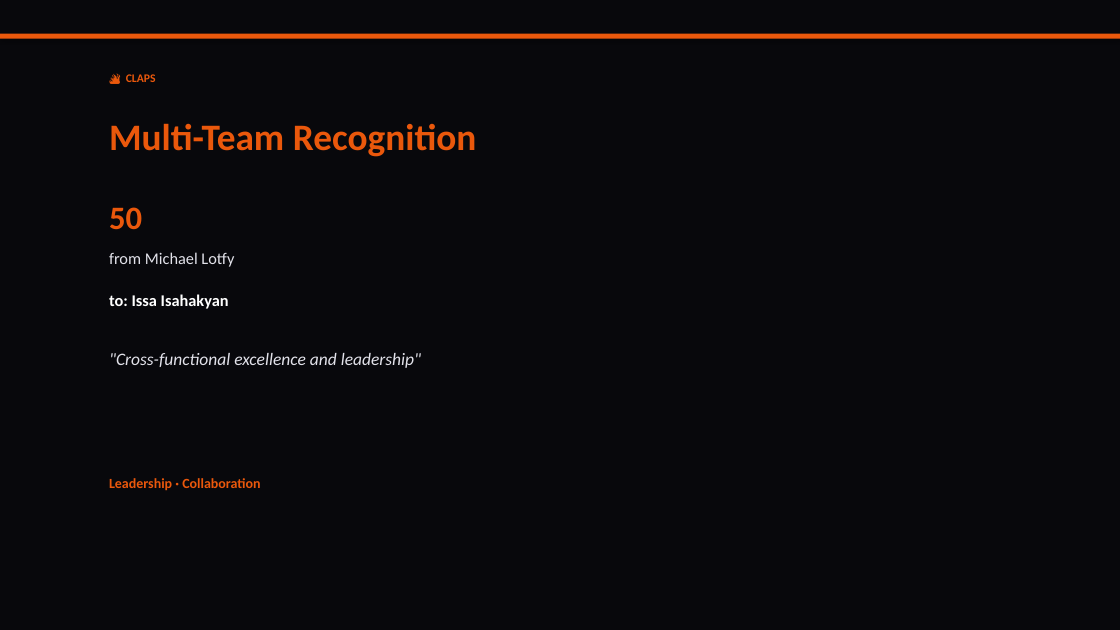
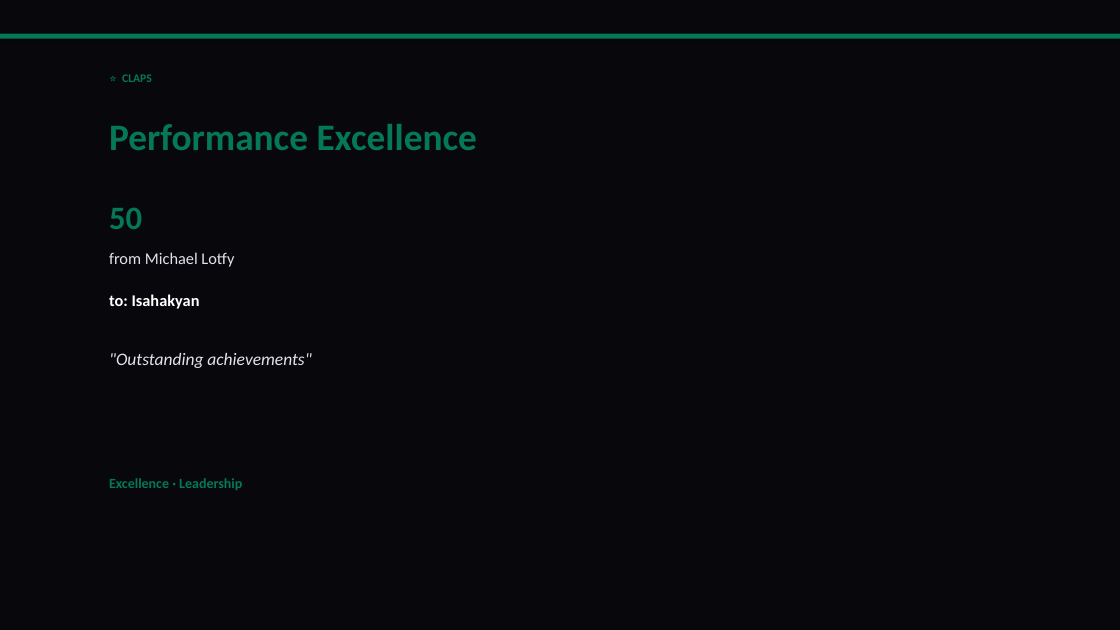
Before and after one commit to liliyagarifullina-maker/appodeal-pulse, a slide deck: slide 10 of data/archive/pulse_2026-03-15.pptx (slide 6 before the commit). Drawn at 1120x630 pixels with LibreOffice and Linux fonts; fonts in the diff are those of the drawing. Boxes give left, top, right and bottom in pixels: in the first picture for what was removed or moved away, otherwise in the second. Text is boxed around its words. In the diff, an @@ line names an element or a change of style, - is before the commit and + after.

```diff
--- a/data/archive/pulse_2026-03-15.pptx
+++ b/data/archive/pulse_2026-03-15.pptx
@@ rectangle at (0, 34, 1120, 39): fill #EA580C to #047857 @@
@@ text at (122, 74, 152, 82): text changed; text colour #EA580C to #047857 @@
-🔥 CLAPS
+⭐ CLAPS
@@ text at (109, 124, 477, 150): text changed; text colour #EA580C to #047857 @@
-Multi-Team Recognition
+Performance Excellence
@@ text "50" at (109, 207, 142, 229): text colour #EA580C to #047857 @@
@@ text at (109, 294, 200, 309): text changed @@
-to: Issa Isahakyan
+to: Isahakyan
@@ text at (109, 353, 311, 368): text changed @@
-"Cross-functional excellence and leadership"
+"Outstanding achievements"
@@ text at (109, 478, 242, 490): text changed; text colour #EA580C to #047857 @@
-Leadership · Collaboration
+Excellence · Leadership
```
Also in this commit, not shown: 9 other slides changed, 14 slides added, 5 slides removed, 2 other files.
